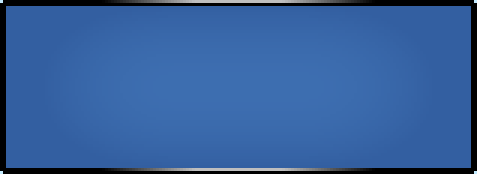
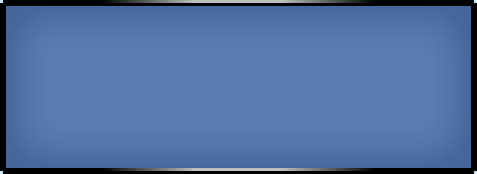
Two versions of the same layered image (477x174). Layer-by-layer changes:
painted on "focus copy" over left=6, top=6, right=471, bottom=168
